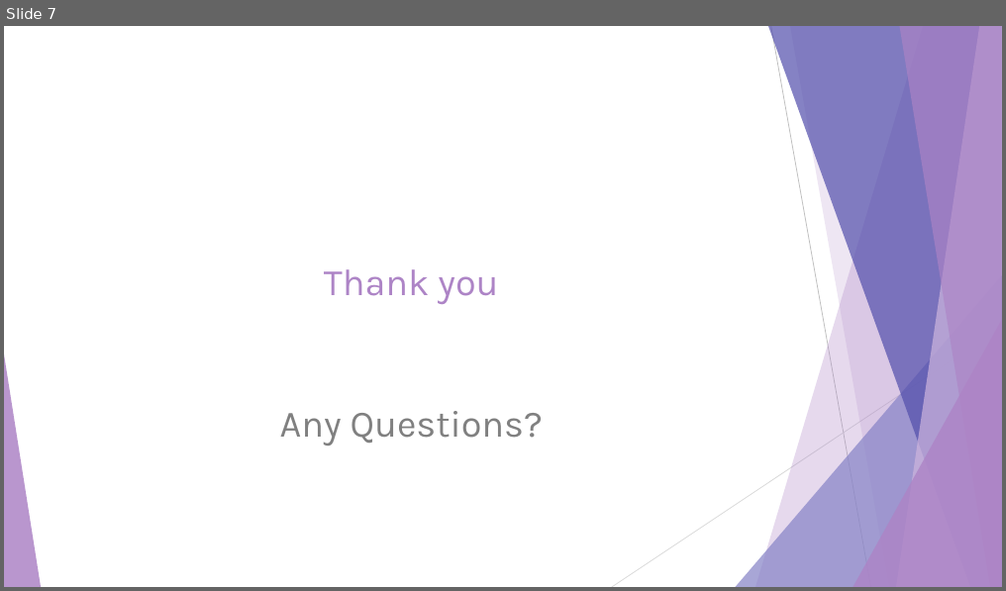
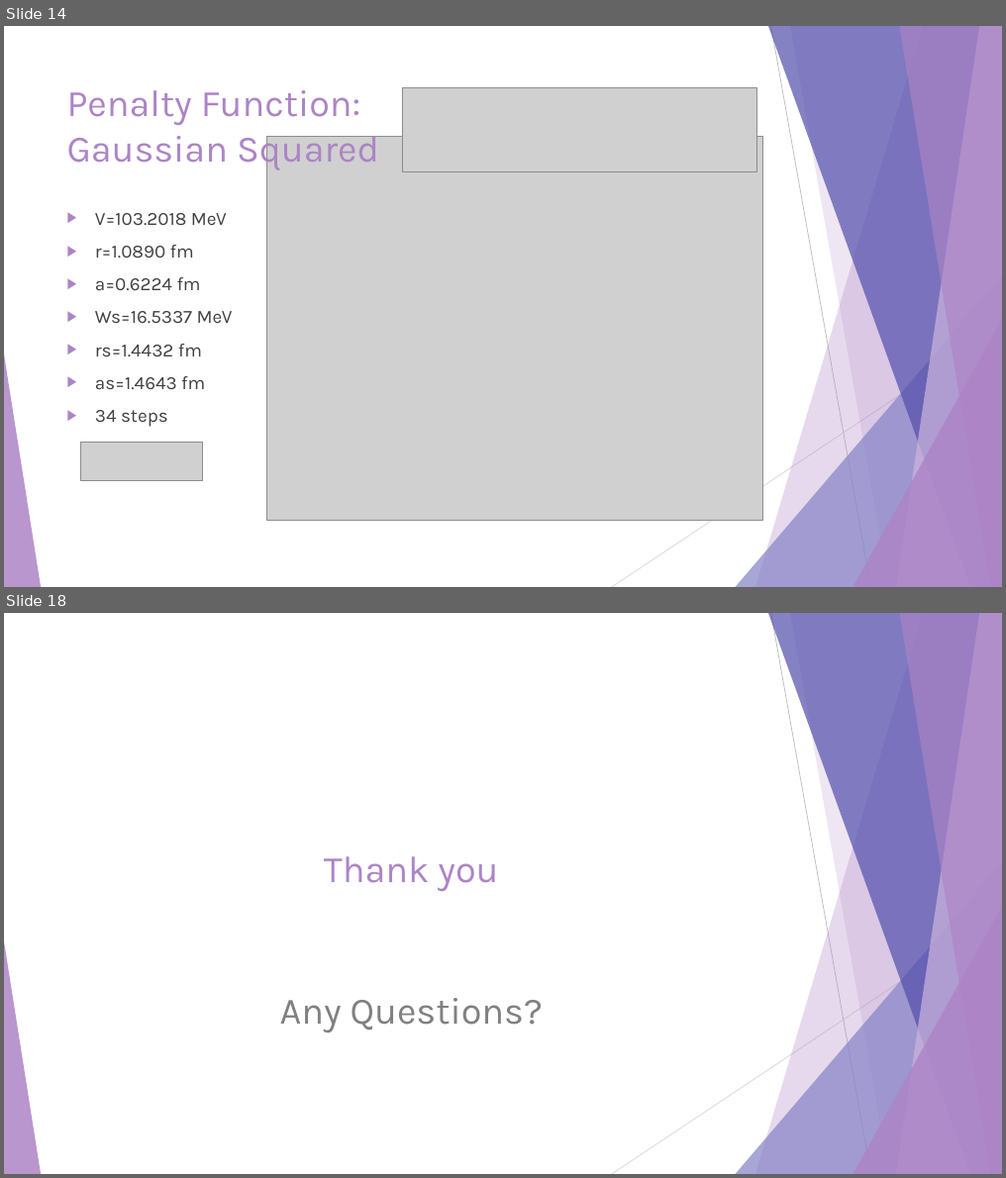
Before and after one commit to alovell/Minimization, a slide deck: Fitting Methods.pptx. Shown one above the other, each under a label of ours: slide 7 before the commit, slides 14 and 18 after it; the slides between them are not shown. The pictures are 1006x591 and 1006x1178 pixels, drawn with LibreOffice and Linux fonts; fonts in the diff are those of the drawing; grey boxes stand for pictures. Boxes give left, top, right and bottom in pixels: in the first picture for what was removed or moved away, otherwise in the second. Text is boxed around its words. In the diff, an @@ line names an element or a change of style, - is before the commit and + after.

```diff
--- a/Fitting Methods.pptx
+++ b/Fitting Methods.pptx
@@ slide 14 added at (4, 26, 1002, 587), background #FFFFFF; not listed: 10 template elements that a slide beside it also shows @@
@@ title added at (67, 90, 379, 171), 36 pt, text #AD84C6 @@
+Penalty Function:
+Gaussian Squared
@@ picture added at (402, 88, 757, 172) @@
@@ picture added at (266, 137, 764, 521) @@
@@ text added at (95, 213, 233, 427), 18 pt, text #404040 @@
+▶ V=103.2018 MeV
+▶ r=1.0890 fm
+▶ a=0.6224 fm
+▶ Ws=16.5337 MeV
+▶ rs=1.4432 fm
+▶ as=1.4643 fm
+▶ 34 steps
@@ picture added at (80, 442, 203, 481) @@
@@ what was slide 7 is now slide 18 @@
```
Also in this commit, not shown: 1 slide changed, 14 other slides added, 4 slides removed.
